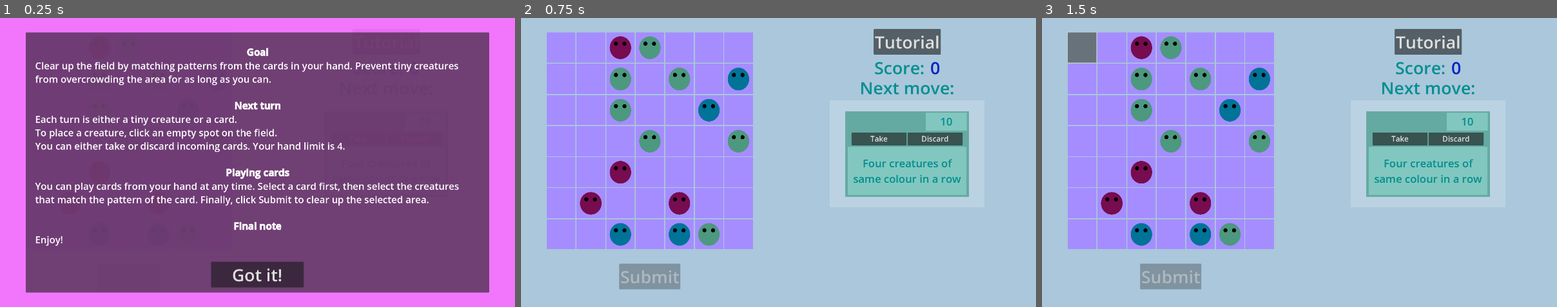
Above: before the commit, frames 1-3 (left to right).
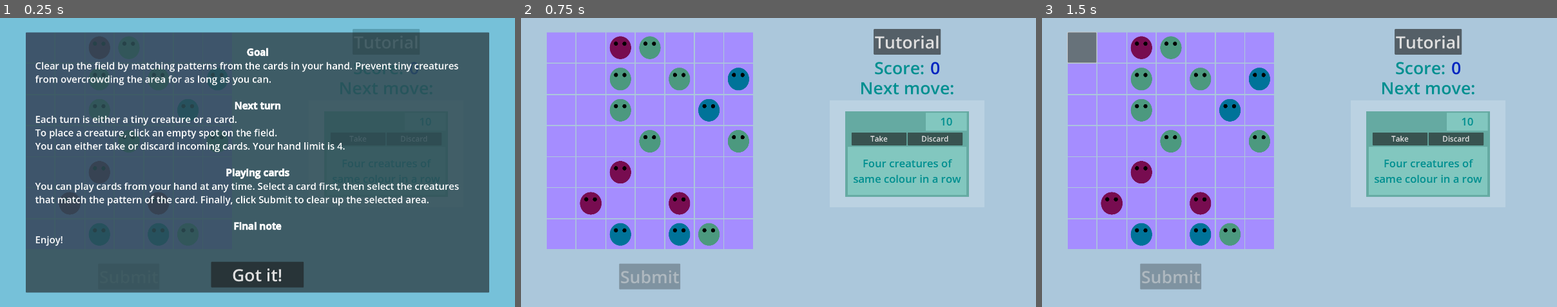
Above: after the commit, the same moments.

Repository: KaterynaKateryna/LudumDare56
Game: Godot game, scene res://scenes/game_screen.tscn
Same seed, same stepped clock (60 frames per second), same inputs: the game is played once before the commit and once after it.
Inputs (mouse positions are in pixels of both pictures, inside the frame that each line leads up to):
- Up to frame 1 (0.25 s): no input
- Up to frame 2 (0.75 s): click "Got it!" at 0.5 s
- Up to frame 3 (1.5 s): click (1083, 46) at 1.25 s

The runs differ from the first frame. In frame 1, 95% of the frame differs, in the area x 0-100%, y 0-100%; in frame 2, nothing differs; in frame 3, nothing differs.

Commit message:
fix some colours

Diff:
--- a/src/scenes/game_end.tscn
+++ b/src/scenes/game_end.tscn
@@ -20,7 +20,7 @@
 anchor_bottom = 1.0
 grow_horizontal = 2
 grow_vertical = 2
-color = Color(0.972549, 0.431373, 1, 0.909804)
+color = Color(0.355006, 0.743295, 0.845304, 0.662745)
 
 [node name="VBoxContainer" type="VBoxContainer" parent="CanvasLayer"]
 anchors_preset = 8
@@ -37,6 +37,7 @@
 
 [node name="ScoreLabel" type="Label" parent="CanvasLayer/VBoxContainer"]
 layout_mode = 2
+theme_override_colors/font_color = Color(0, 0.141176, 0.752941, 1)
 text = "Nice try! Your score: %s"
 horizontal_alignment = 1
 vertical_alignment = 1
--- a/src/scenes/tutorial.tscn
+++ b/src/scenes/tutorial.tscn
@@ -20,7 +20,7 @@
 anchor_bottom = 1.0
 grow_horizontal = 2
 grow_vertical = 2
-color = Color(0.972549, 0.431373, 1, 0.909804)
+color = Color(0.356863, 0.745098, 0.847059, 0.662745)
 
 [node name="Panel" type="Panel" parent="CanvasLayer"]
 anchors_preset = -1
